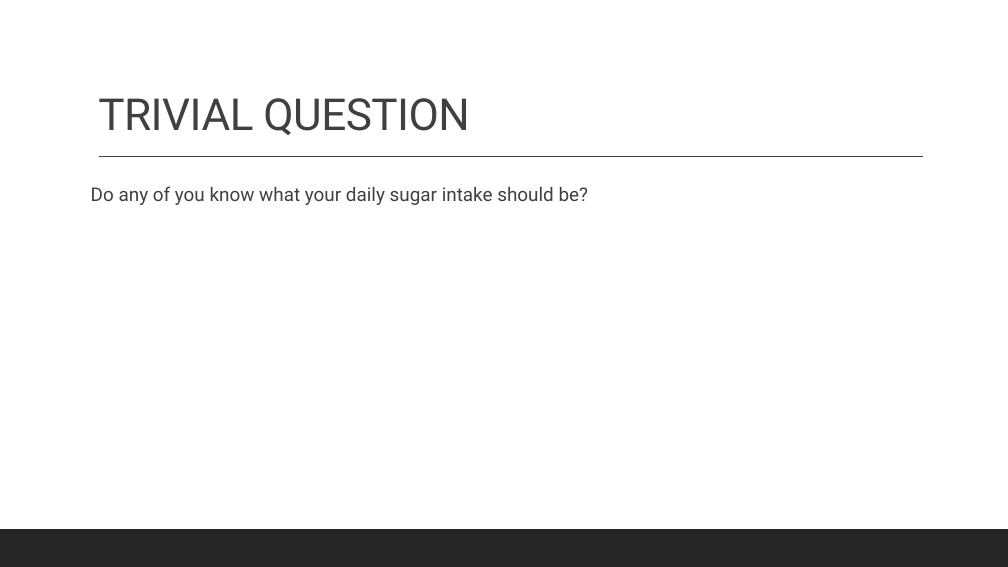
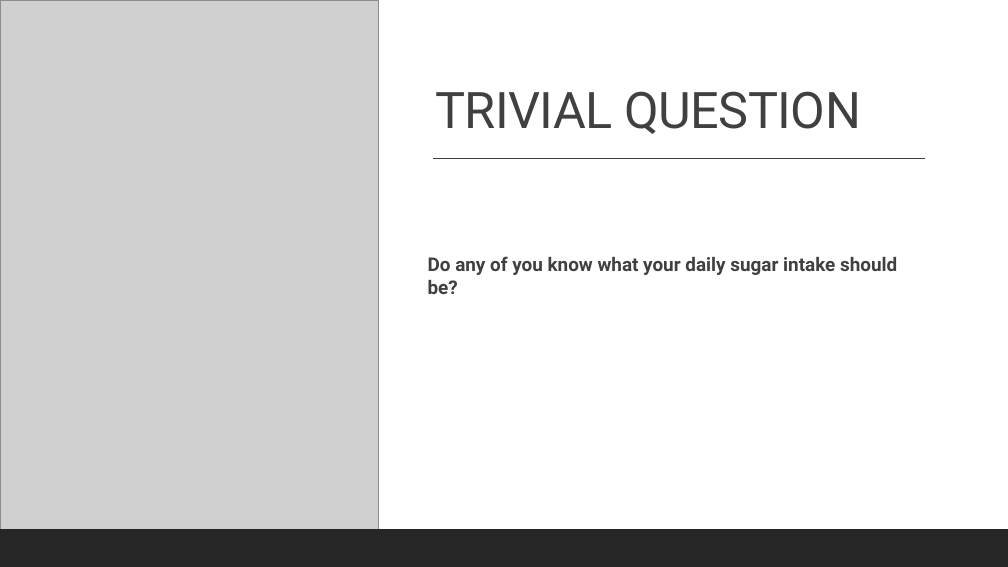
Before and after one commit to cbeachey/project1_influencers, a slide deck: slide 3 of Effects of Sugar Consumption.pptx. Drawn at 1008x567 pixels with LibreOffice and Linux fonts; fonts in the diff are those of the drawing; grey boxes stand for pictures. Boxes give left, top, right and bottom in pixels: in the first picture for what was removed or moved away, otherwise in the second. Text is boxed around its words. In the diff, an @@ line names an element or a change of style, - is before the commit and + after.

```diff
--- a/Effects of Sugar Consumption.pptx
+++ b/Effects of Sugar Consumption.pptx
@@ rectangle added at <box>0,0,385,567</box>, fill #262626 @@
@@ rectangle added at <box>0,0,1008,567</box>, fill #FFFFFF @@
@@ picture added at <box>0,0,379,529</box> @@
@@ title "TRIVIAL QUESTION": place and size @@
-title "TRIVIAL QUESTION" at <box>98,98,470,135</box>
+title "TRIVIAL QUESTION" at <box>435,91,861,134</box>
@@ title "TRIVIAL QUESTION" at <box>435,91,861,134</box>: size 42 to 48 pt @@
@@ line removed from (99, 157) to (923, 157) @@
@@ text "Do any of you know ...": place and size @@
-text "Do any of you know ..." at <box>91,186,589,205</box>
+text "Do any of you know ..." at <box>428,256,897,294</box>
@@ text "Do any of you know ..." at <box>428,256,897,294</box>: bold on; line spacing 1.2 to 1 @@
@@ line added from (433, 159) to (925, 159), #404040 1 pt @@
@@ rectangle removed at <box>0,529,1008,567</box> @@
@@ rectangle added at <box>0,529,1008,567</box>, fill #262626 @@
```
Also in this commit, not shown: 10 other slides changed, 3 slides added, 2 slides removed, 6 other files.
